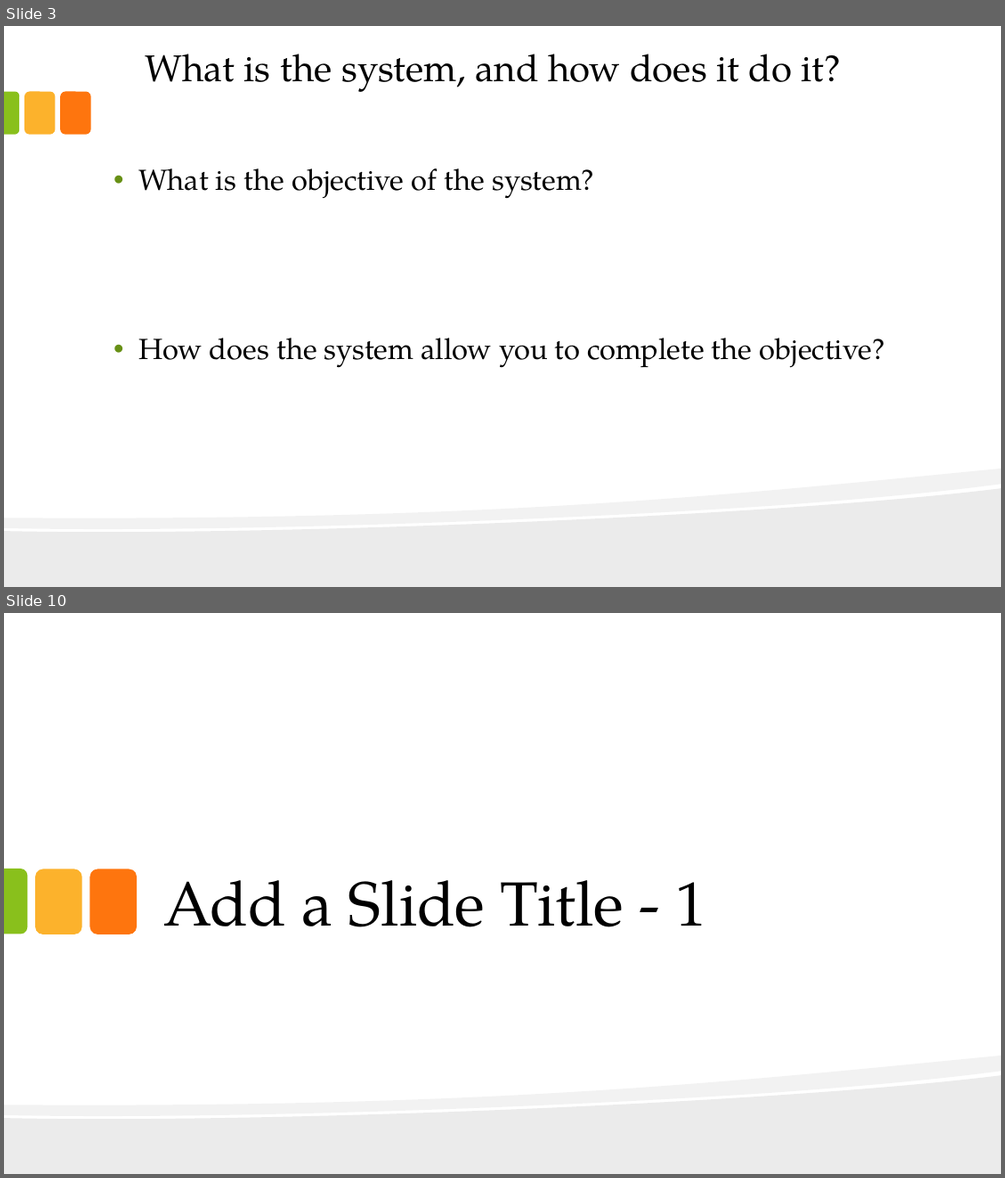
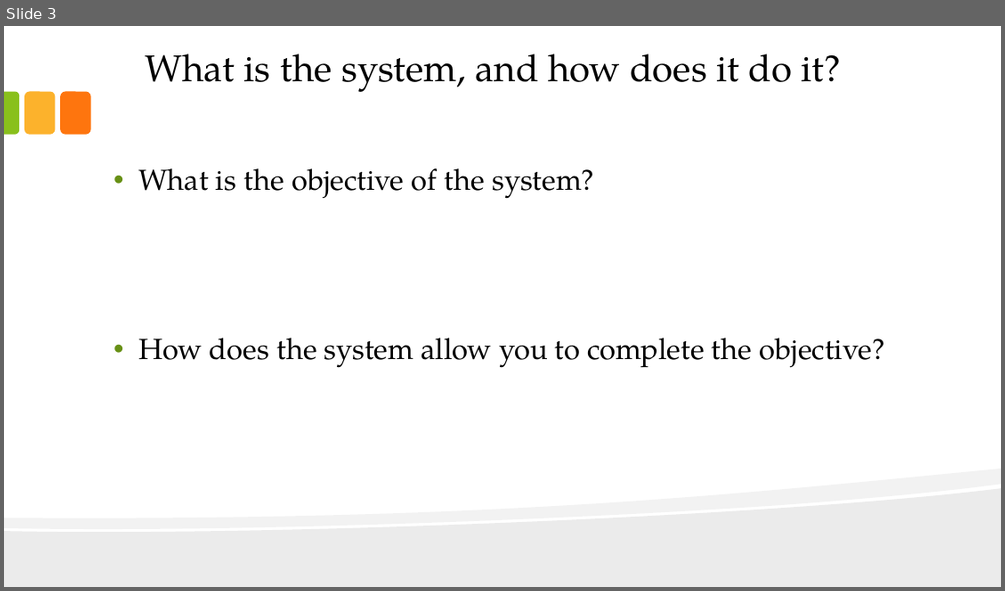
Before and after one commit to redlac/Interface-Design-Project-P3, a slide deck: Main Folder/presentationFinal.pptx. Shown one above the other, each under a label of ours: slides 3 and 10 before the commit, slide 3 after it; the slides between them are not shown. The pictures are 1005x1178 and 1005x591 pixels, drawn with LibreOffice and Linux fonts; fonts in the diff are those of the drawing. Boxes give left, top, right and bottom in pixels: in the first picture for what was removed or moved away, otherwise in the second. Text is boxed around its words. In the diff, an @@ line names an element or a change of style, - is before the commit and + after.

```diff
--- a/Main Folder/presentationFinal.pptx
+++ b/Main Folder/presentationFinal.pptx
@@ slide 10 removed at bbox=[4, 613, 1001, 1174], background #FFFFFF; not listed: 2 template elements that a slide beside it also shows @@
@@ round same rect removed at bbox=[4, 868, 27, 933] @@
@@ rounded rectangle removed at bbox=[35, 868, 82, 933] @@
@@ rounded rectangle removed at bbox=[90, 868, 138, 933] @@
@@ title removed at bbox=[163, 880, 706, 927] @@
-Add a Slide Title - 1
```
Also in this commit, not shown: 6 slides added, 9 other slides removed.
